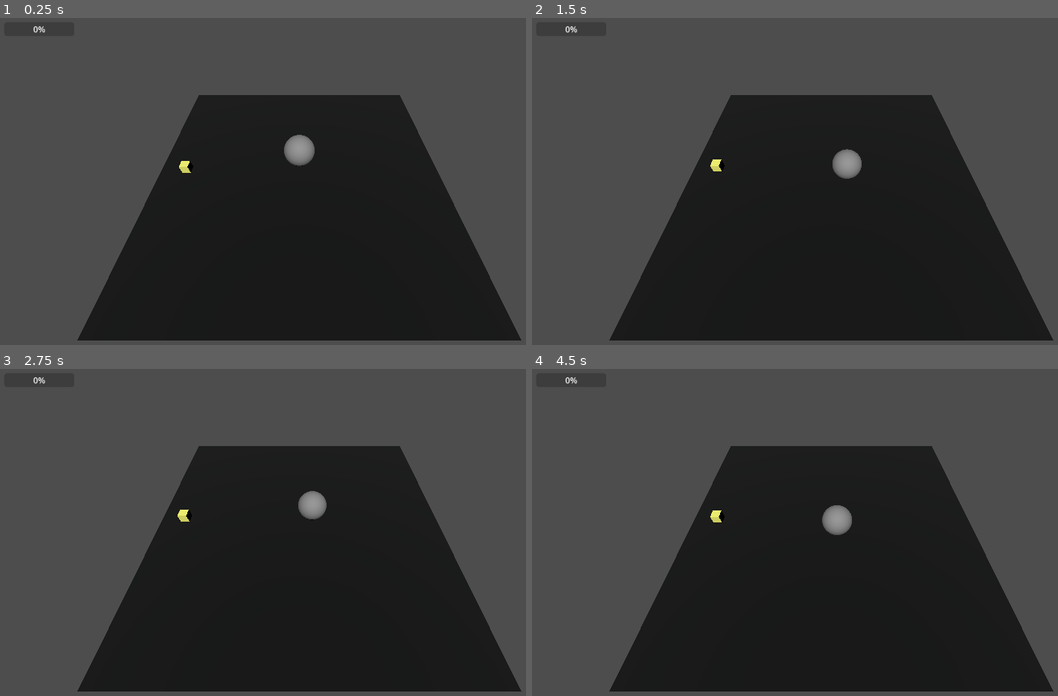
Above: before the commit, frames 1-4 (two rows, left to right).
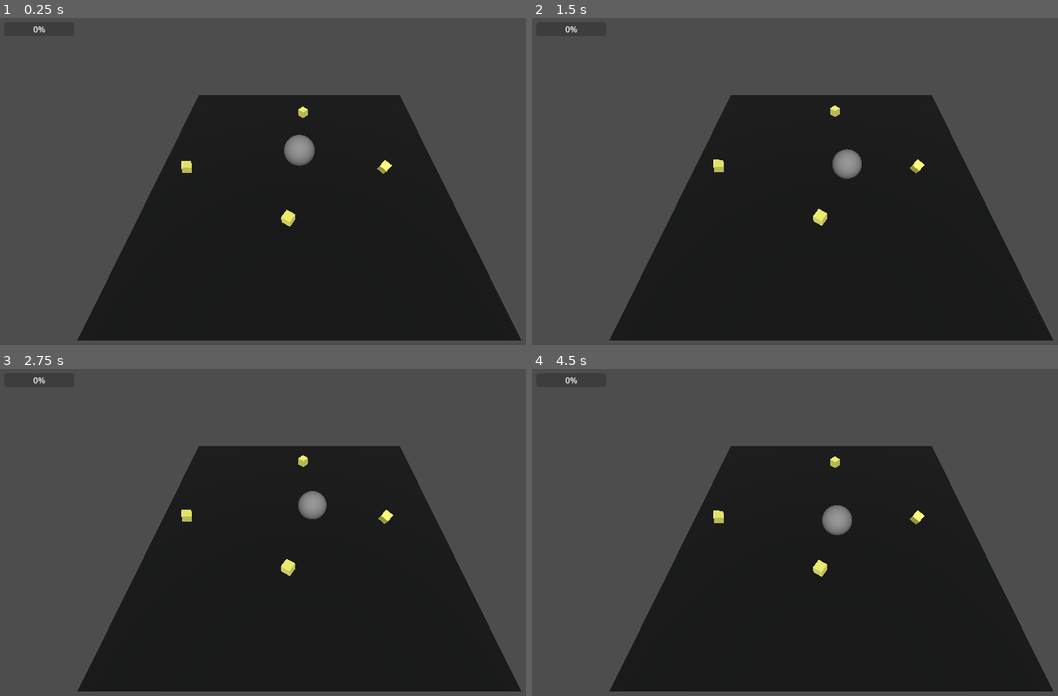
Above: after the commit, the same moments.

Repository: motionnblur/3d-prototype-godot
Game: Godot game, scene res://node_3d.tscn
The game is run twice, just before and just after one commit, with the same random seed, the same clock (stepped at 60 frames per second) and the same inputs. The project has no main scene, so this scene is started directly.
Inputs (mouse positions are in pixels of both pictures, inside the frame that each line leads up to):
- Up to frame 1 (0.25 s): no input
- Up to frame 2 (1.5 s): move the mouse to (963, 168) at 0.52 s; hold A (KEY_A) 0.53-1.28 s; move the mouse to (710, 204) at 1.27 s; tap D (KEY_D) at 1.35 s
- Up to frame 3 (2.75 s): move the mouse to (357, 463) at 2.02 s; hold S (KEY_S) from 2.03 s (still down)
- Up to frame 4 (4.5 s): move the mouse to (800, 604) at 2.77 s; release S (KEY_S) at 2.78 s; tap W (KEY_W) at 2.85 s; move the mouse to (1010, 588) at 3.52 s; hold A (KEY_A) 3.53-4.28 s; move the mouse to (652, 486) at 4.27 s; tap D (KEY_D) at 4.35 s

The runs differ from the first frame. In frame 1, 0.2% of the frame differs, in the area x 34-75%, y 27-64%; in frame 2, 0.3%; in frame 3, 0.3%, in the area x 33-75%, y 26-64%; in frame 4, 0.3%.

Commit message:
Add more coins

Diff:
--- a/node_3d.tscn
+++ b/node_3d.tscn
@@ -61,6 +61,16 @@
 transform = Transform3D(1, -0.000536813, -5.83798e-05, 0.000358725, 0.579674, 0.814849, -0.0004036, -0.814849, 0.579674, 0, 3.26846, 0)
 
 [node name="Coin" parent="." instance=ExtResource("2_nhbi2")]
+transform = Transform3D(0.257766, 0.121437, 0.0938599, -0.114108, 0.274323, -0.0415499, -0.102645, 0, 0.281893, -3.98068, 0.229238, 0)
+
+[node name="Coin2" parent="." instance=ExtResource("2_nhbi2")]
+transform = Transform3D(0.205597, 0, 0.218472, 0.0797543, 0.279296, -0.0750543, -0.203394, 0.109517, 0.191408, 2.9879, 0.229238, 0)
+
+[node name="Coin3" parent="." instance=ExtResource("2_nhbi2")]
+transform = Transform3D(0.254251, 0, -0.159238, 0, 0.3, 0, 0.159238, 0, 0.254251, -0.324963, 0.229238, 2.03996)
+
+[node name="Coin4" parent="." instance=ExtResource("2_nhbi2")]
+transform = Transform3D(0.204143, 0, 0.219831, 0, 0.3, 0, -0.219831, 0, 0.204143, 0.162212, 0.229238, -3.19294)
 
 [node name="ProgressBar" type="ProgressBar" parent="."]
 unique_name_in_owner = true
